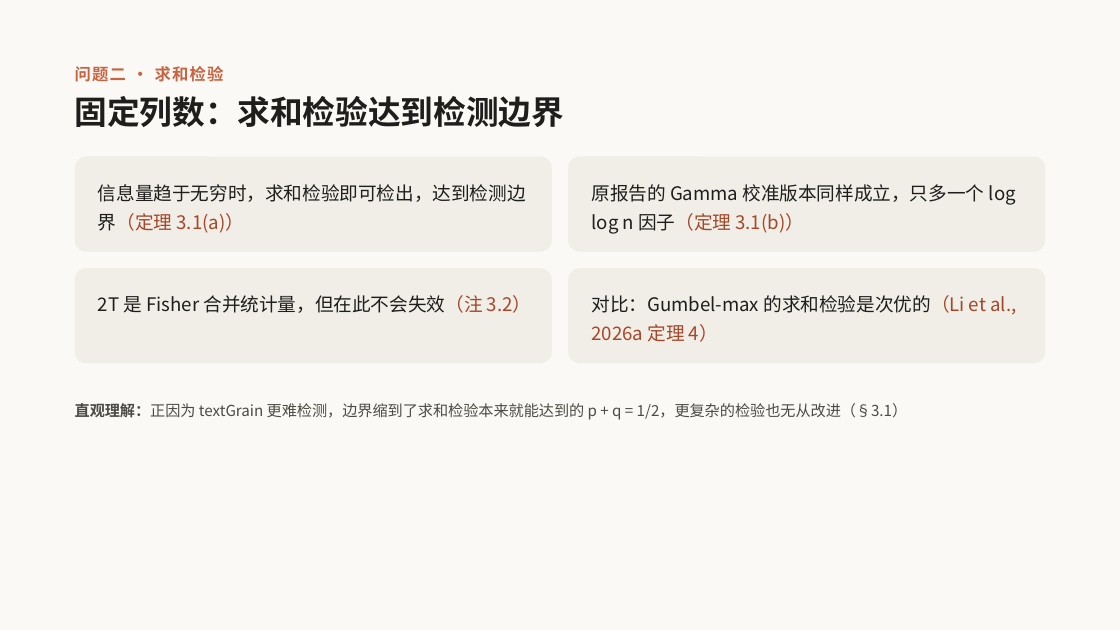
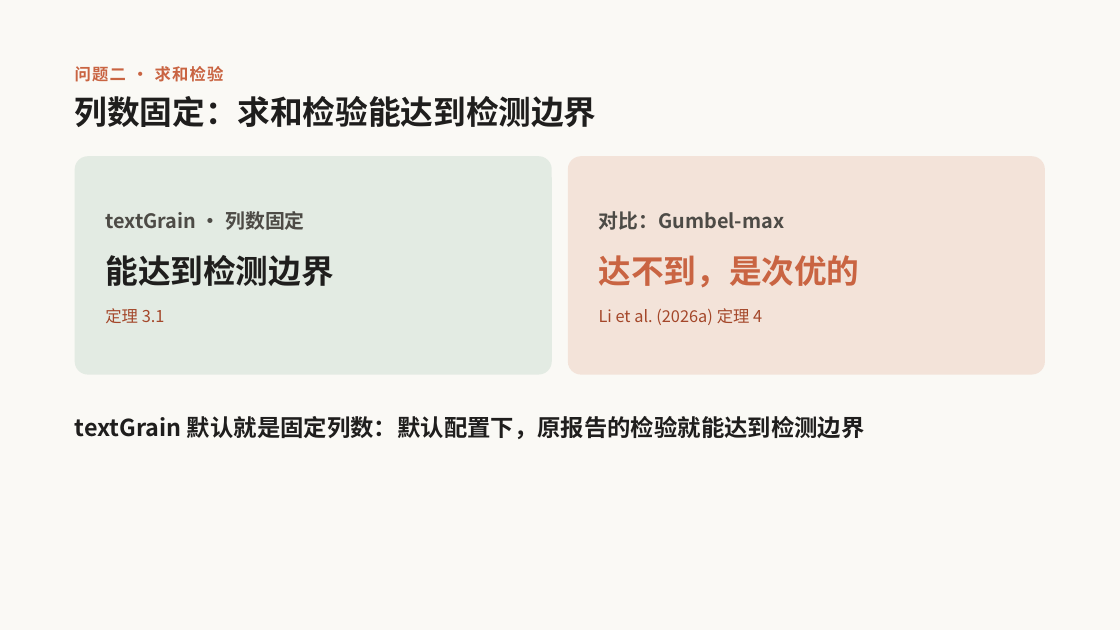
Before and after one commit to huyhoang345txt-arch/ppt, a slide deck: slide 22 of textGrain论文报告.pptx. Drawn at 1120x630 pixels with LibreOffice and Linux fonts; fonts in the diff are those of the drawing. Boxes give left, top, right and bottom in pixels: in the first picture for what was removed or moved away, otherwise in the second. Text is boxed around its words. In the diff, an @@ line names an element or a change of style, - is before the commit and + after.

```diff
--- a/textGrain论文报告.pptx
+++ b/textGrain论文报告.pptx
@@ title at (x1=75, y1=96, x2=597, y2=127): text changed @@
-固定列数：求和检验达到检测边界
+列数固定：求和检验能达到检测边界
@@ rounded rectangle "textGrain · 列数固定" resized from (x1=75, y1=156, x2=552, y2=251) to (x1=75, y1=156, x2=552, y2=375) @@
@@ rounded rectangle "textGrain · 列数固定" at (x1=75, y1=156, x2=552, y2=375): vertical alignment top to middle; fill #F0EEE6 to #E3EBE3; proportions changed @@
@@ rounded rectangle "对比：Gumbel-max" resized from (x1=568, y1=268, x2=1045, y2=363) to (x1=568, y1=156, x2=1045, y2=375) @@
@@ rounded rectangle "对比：Gumbel-max" at (x1=568, y1=156, x2=1045, y2=375): vertical alignment top to middle; fill #F0EEE6 to #F3E3D9; proportions changed @@
@@ rounded rectangle removed at (x1=568, y1=156, x2=1045, y2=251) @@
-原报告的 Gamma 校准版本同样成立，只多一个 log log n 因子（定理 3.1(b)）
@@ text in rounded rectangle at (x1=105, y1=211, x2=333, y2=323): text changed; size 16 to 17 pt; text colour #1F1E1D to #4D4B46; bold on @@
-信息量趋于无穷时，求和检验即可检出，达到检测边界（定理 3.1(a)）
+textGrain · 列数固定
+能达到检测边界
+定理 3.1
@@ text in rounded rectangle at (x1=599, y1=211, x2=860, y2=325): text changed; size 16 to 14 pt; text colour #1F1E1D to #A4472A; bold on @@
-对比：Gumbel-max 的求和检验是次优的（Li et al., 2026a 定理 4）
+对比：Gumbel-max
+达不到，是次优的
+Li et al. (2026a) 定理 4
@@ rounded rectangle removed at (x1=75, y1=268, x2=552, y2=363) @@
-2T 是 Fisher 合并统计量，但在此不会失效（注 3.2）
@@ text removed at (x1=75, y1=403, x2=908, y2=420) @@
-直观理解：正因为 textGrain 更难检测，边界缩到了求和检验本来就能达到的 p + q = 1/2，更复杂的检验也无从改进（§3.1）
@@ text added at (x1=75, y1=416, x2=865, y2=439), 20 pt, text #1F1E1D, bold @@
+textGrain 默认就是固定列数：默认配置下，原报告的检验就能达到检测边界
```
Also in this commit, not shown: 3 other slides changed.
